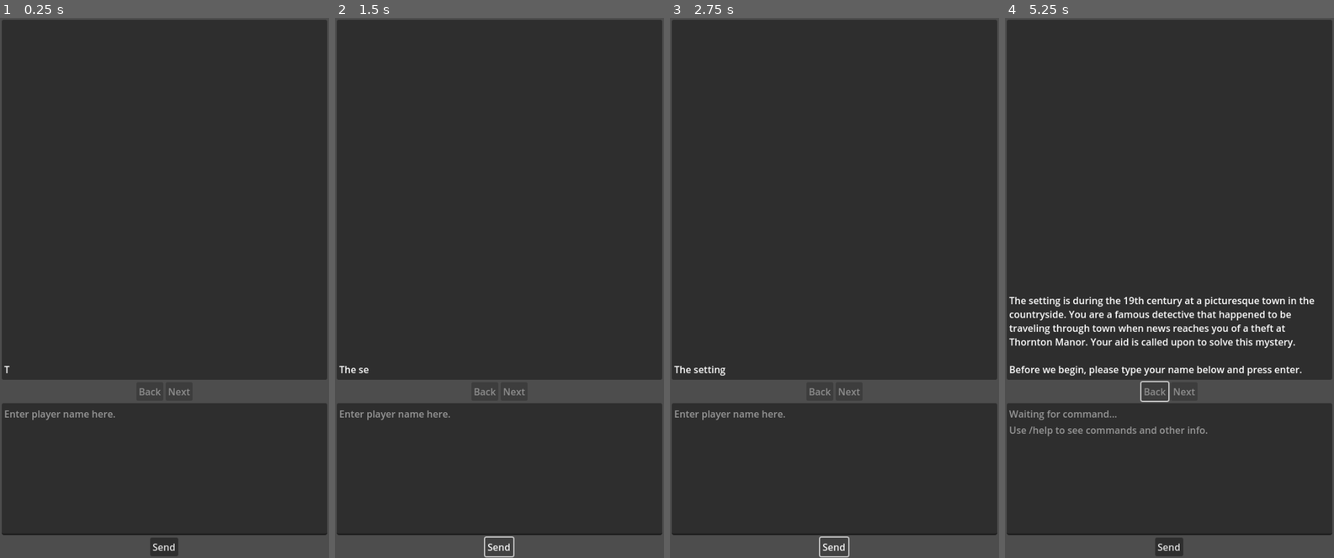
Above: before the commit, frames 1-4 (left to right).
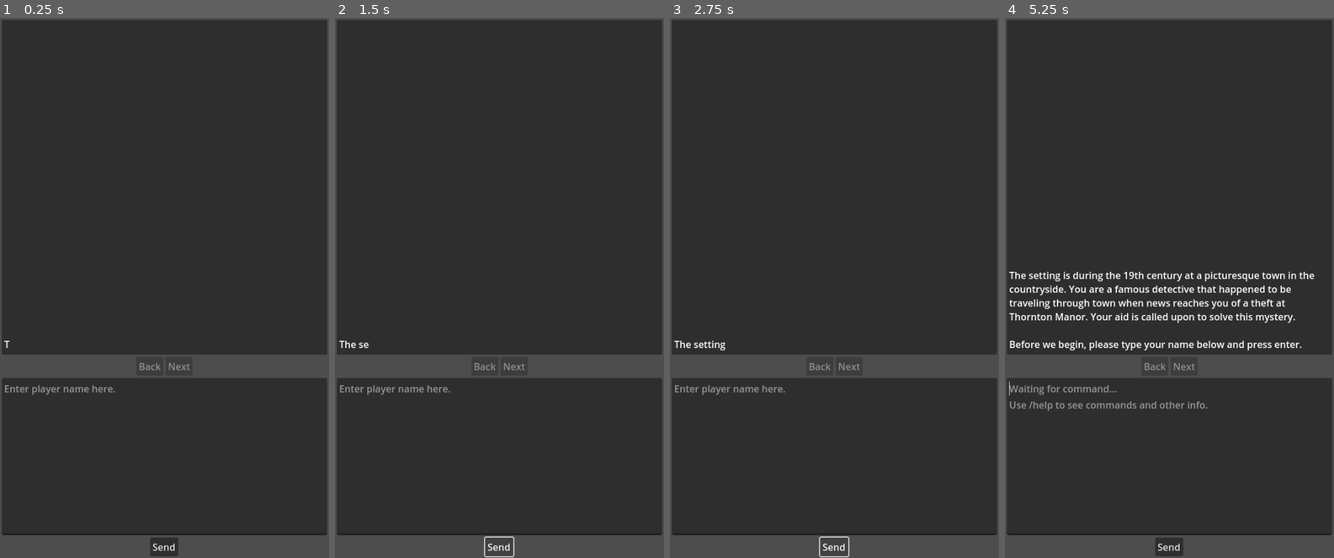
Above: after the commit, the same moments.

Repository: edmundmtang/gpt_mystery_game
Game: Godot game, scene res://Main.tscn
Same seed, same stepped clock (60 frames per second), same inputs: the game is played once before the commit and once after it.
Inputs (mouse positions are in pixels of both pictures, inside the frame that each line leads up to):
- Up to frame 1 (0.25 s): no input
- Up to frame 2 (1.5 s): click "Send" at 0.5 s; click "Send" at 1.25 s
- Up to frame 3 (2.75 s): click "Send" at 2 s
- Up to frame 4 (5.25 s): tap Enter at 2.75, 4.25 s; move the mouse to (1241, 261) at 2.77 s; click (1241, 261) at 2.92 s; tap Space at 3.5, 5 s; move the mouse to (1103, 315) at 3.52 s; click (1103, 315) at 3.67 s; move the mouse to (1202, 169) at 4.27 s; click (1202, 169) at 4.42 s; move the mouse to (1153, 396) at 5.02 s; click (1153, 396) at 5.17 s

The runs differ from the first frame. In frame 1, 7.5% of the frame differs, in the area x 0-100%, y 59-75%; in frame 2, 7.6%; in frame 3, 7.6%; in frame 4, 13%, in the area x 0-100%, y 47-78%.
Error before the commit: Cannot call method 'get_as_text' on a null value. (res://OpenAI_API.gd:9)
Error after the commit: Cannot call method 'get_as_text' on a null value. (res://lm/OpenAI_API.gd:9)

Commit message:
Rearrange the file structure of godot project

Diff:
--- a/godot/Main.tscn
+++ b/godot/Main.tscn
@@ -1,9 +1,9 @@
 [gd_scene load_steps=5 format=3 uid="uid://dggdyyxnff8bj"]
 
 [ext_resource type="Script" path="res://Main.gd" id="1_rq7rg"]
-[ext_resource type="PackedScene" uid="uid://dcapqng5urvxd" path="res://DisplayBox.tscn" id="2_8sbjh"]
-[ext_resource type="PackedScene" uid="uid://bs5drdlrq1u87" path="res://ChatGenerator.tscn" id="2_m1dq2"]
-[ext_resource type="PackedScene" uid="uid://bwvcrvsm8mibt" path="res://InputBox.tscn" id="3_6jfpu"]
+[ext_resource type="PackedScene" uid="uid://dcapqng5urvxd" path="res://ui/DisplayBox.tscn" id="2_52vw4"]
+[ext_resource type="PackedScene" uid="uid://bwvcrvsm8mibt" path="res://ui/InputBox.tscn" id="3_uy385"]
+[ext_resource type="PackedScene" uid="uid://bs5drdlrq1u87" path="res://lm/ChatGenerator.tscn" id="4_utjx3"]
 
 [node name="Main" type="MarginContainer"]
 anchors_preset = 15
@@ -20,11 +20,11 @@
 [node name="Display" type="VBoxContainer" parent="."]
 layout_mode = 2
 
-[node name="DisplayBox" parent="Display" instance=ExtResource("2_8sbjh")]
+[node name="DisplayBox" parent="Display" instance=ExtResource("2_52vw4")]
 layout_mode = 2
-size_flags_stretch_ratio = 2.5
+size_flags_stretch_ratio = 2.0
 
-[node name="InputBox" parent="Display" instance=ExtResource("3_6jfpu")]
+[node name="InputBox" parent="Display" instance=ExtResource("3_uy385")]
 layout_mode = 2
 
-[node name="ChatGenerator" parent="." instance=ExtResource("2_m1dq2")]
+[node name="ChatGenerator" parent="." instance=ExtResource("4_utjx3")]
--- /dev/null
+++ b/godot/audio/AudioStream.gd
@@ -0,0 +1,11 @@
+extends AudioStreamPlayer
+
+
+# Called when the node enters the scene tree for the first time.
+func _ready() -> void:
+    pass # Replace with function body.
+
+
+# Called every frame. 'delta' is the elapsed time since the previous frame.
+func _process(delta: float) -> void:
+    pass
--- /dev/null
+++ b/godot/audio/AudioStream.tscn
@@ -0,0 +1,3 @@
+[gd_scene format=3 uid="uid://cpb0bo80quhcs"]
+
+[node name="AudioStream" type="AudioStreamPlayer"]
--- /dev/null
+++ b/godot/default_bus_layout.tres
@@ -0,0 +1,3 @@
+[gd_resource type="AudioBusLayout" format=3 uid="uid://b4xjrfjy52rb1"]
+
+[resource]
--- a/godot/ChatGenerator.tscn
+++ b/godot/lm/ChatGenerator.tscn
@@ -1,6 +1,6 @@
 [gd_scene load_steps=2 format=3 uid="uid://bs5drdlrq1u87"]
 
-[ext_resource type="Script" path="res://ChatGenerator.gd" id="1_7l18s"]
+[ext_resource type="Script" path="res://lm/ChatGenerator.gd" id="1_7l18s"]
 
 [node name="ChatGenerator" type="Node"]
 script = ExtResource("1_7l18s")
--- a/godot/DisplayBox.tscn
+++ b/godot/ui/DisplayBox.tscn
@@ -1,6 +1,6 @@
 [gd_scene load_steps=3 format=3 uid="uid://dcapqng5urvxd"]
 
-[ext_resource type="Script" path="res://DisplayBox.gd" id="1_cnlj2"]
+[ext_resource type="Script" path="res://ui/DisplayBox.gd" id="1_cnlj2"]
 
 [sub_resource type="StyleBoxEmpty" id="StyleBoxEmpty_a5ssx"]
 
--- a/godot/InputBox.tscn
+++ b/godot/ui/InputBox.tscn
@@ -1,6 +1,6 @@
 [gd_scene load_steps=3 format=3 uid="uid://bwvcrvsm8mibt"]
 
-[ext_resource type="Script" path="res://InputBox.gd" id="1_3r0kw"]
+[ext_resource type="Script" path="res://ui/InputBox.gd" id="1_3r0kw"]
 
 [sub_resource type="StyleBoxEmpty" id="StyleBoxEmpty_kcesp"]
 
Renamed: godot/ChatGenerator.gd -> godot/lm/ChatGenerator.gd
Renamed: godot/OpenAI_API.gd -> godot/lm/OpenAI_API.gd
Renamed: godot/DisplayBox.gd -> godot/ui/DisplayBox.gd
Renamed: godot/InputBox.gd -> godot/ui/InputBox.gd
